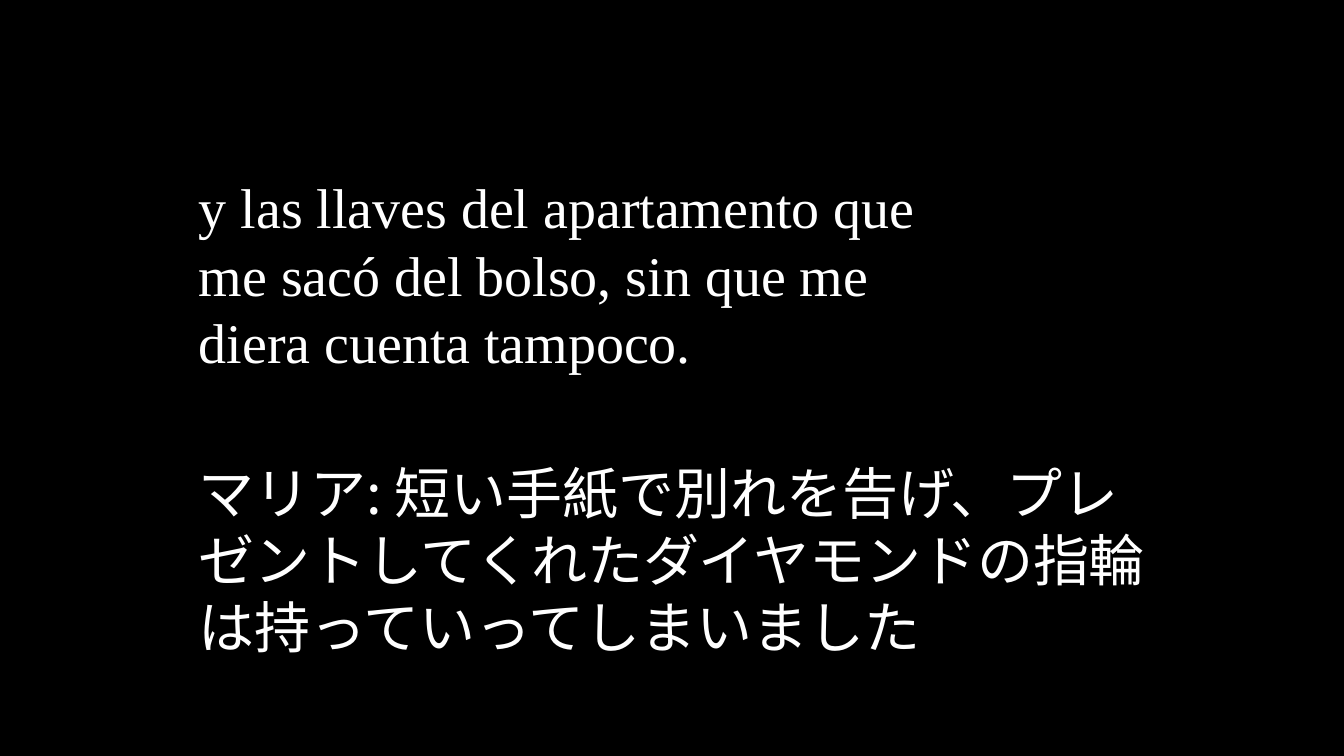
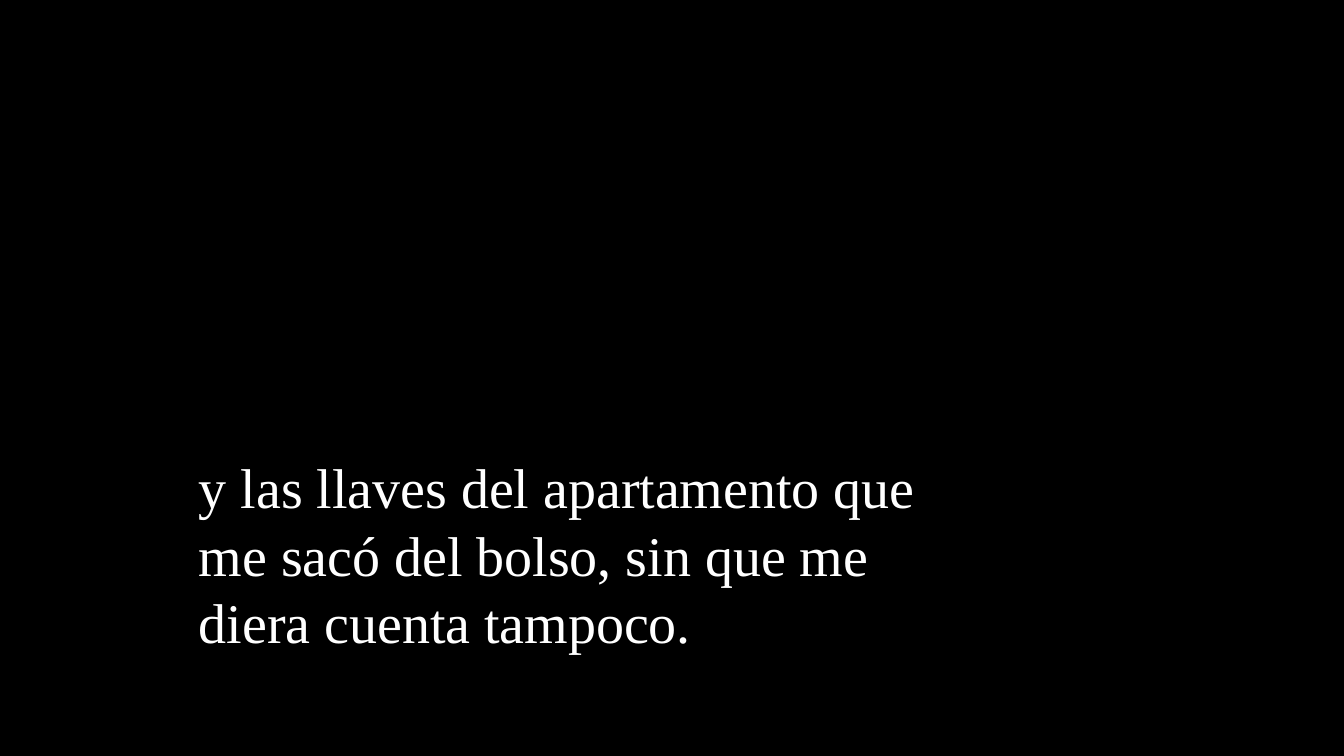
Before and after one commit to oulcggc/lang-drama-caption, a slide deck: slide 151 of complete-cap.pptx (slide 149 before the commit). Drawn at 1344x756 pixels with LibreOffice and Linux fonts; fonts in the diff are those of the drawing. Boxes give left, top, right and bottom in pixels: in the first picture for what was removed or moved away, otherwise in the second. Text is boxed around its words. In the diff, an @@ line names an element or a change of style, - is before the commit and + after.

```diff
--- a/complete-cap.pptx
+++ b/complete-cap.pptx
@@ text "y las llaves del apartamento ...": place and size @@
-text "y las llaves del apartamento ..." at (199, 189, 915, 373)
+text "y las llaves del apartamento ..." at (199, 469, 915, 653)
@@ text removed at (199, 467, 1145, 653) @@
-マリア: 短い手紙で別れを告げ、プレゼントしてくれたダイヤモンドの指輪は持っていってしまいました
```
Also in this commit, not shown: 115 other slides changed, 44 slides added, 42 slides removed, 2 other files.
